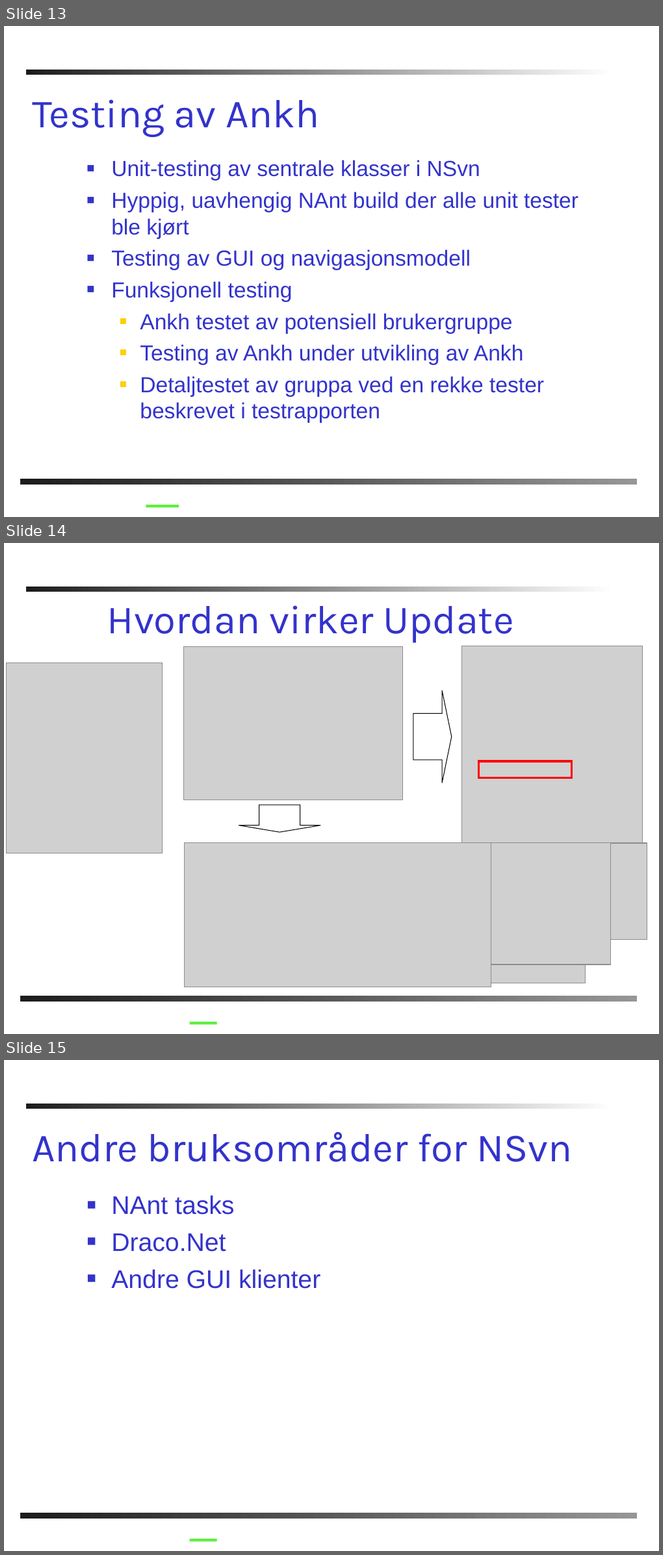
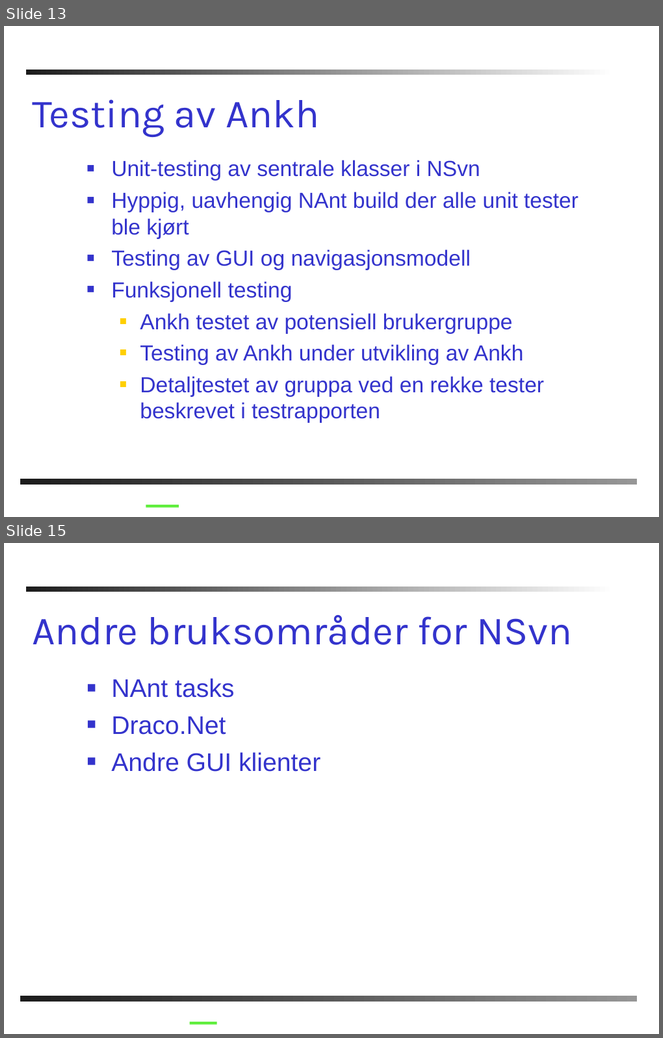
Before and after one commit to AnkhSVN/AnkhSVN, a slide deck: doc/powerpoint/Subversion_addin_for_VS.NET.ppt. Shown one above the other, each under a label of ours: slides 13, 14 and 15 before the commit, slides 13 and 15 after it; the slides between them are not shown. The pictures are 663x1555 and 663x1038 pixels, drawn with LibreOffice and Linux fonts; fonts in the diff are those of the drawing; grey boxes stand for pictures; background and template pictures are left out. Boxes give left, top, right and bottom in pixels: in the first picture for what was removed or moved away, otherwise in the second. Text is boxed around its words. In the diff, an @@ line names an element or a change of style, - is before the commit and + after.

```diff
--- a/doc/powerpoint/Subversion_addin_for_VS.NET.ppt
+++ b/doc/powerpoint/Subversion_addin_for_VS.NET.ppt
@@ slide 14 removed at [4, 543, 659, 1034], background #FFFFFF; not listed: 2 template elements that a slide beside it also shows @@
@@ text removed at [107, 605, 514, 643] @@
-Hvordan virker Update
@@ picture removed at [183, 646, 402, 800] @@
@@ picture removed at [462, 646, 643, 843] @@
@@ picture removed at [7, 663, 163, 853] @@
@@ right arrow removed at [414, 691, 451, 783] @@
@@ rectangle removed at [479, 761, 572, 778] @@
@@ down arrow removed at [239, 805, 321, 833] @@
@@ picture removed at [184, 843, 491, 987] @@
@@ picture removed at [189, 843, 504, 952] @@
@@ picture removed at [189, 843, 594, 895] @@
@@ picture removed at [189, 843, 648, 939] @@
@@ picture removed at [189, 843, 585, 982] @@
@@ picture removed at [189, 843, 610, 965] @@
@@ line removed from (189, 1023) to (217, 1023) @@
```
Also in this commit, not shown: 2 slides changed, 2 slides added, 1 other file.
